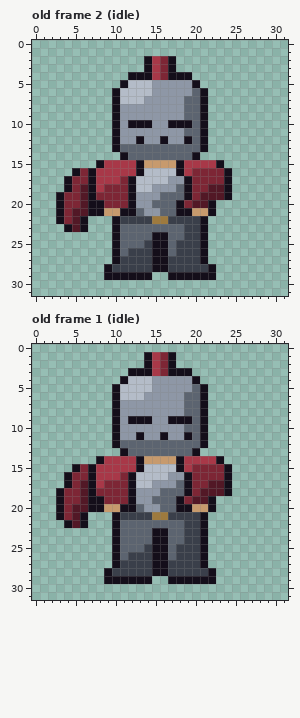
Two versions of one pixel-art file, assets/aseprite/warrior_32.aseprite. That is the earlier state.
32x32 pixels, 10 frames. Shown: old frame 2 (idle), old frame 1 (idle). The commit also changed other frames, which this record leaves out.
The result:
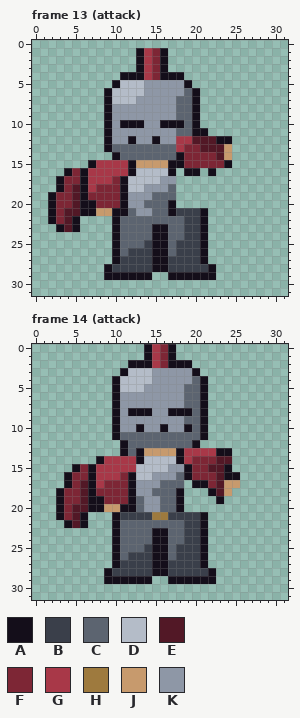
Palette (. is transparent): A #140e1a  B #3a3f4a  C #5c6470  D #b4bcc8  E #521826  F #7d2635  G #a83848  H #9e7a3e  J #c79a6d  K #8e97a6
A new or re-ordered frame is compared with the old frame closest to it.
Changes in this commit:
frames 10 -> 16
Frame 13 (attack) is new; against old frame 2 (idle):
y 1: x 13..16 .... -> AGFA
y 2..3: x 13..17 .AGFA -> AGFA.
y 4: x 11 . -> A; x 14..16 AGF -> GFA; x 19 A -> .
y 5: x 10..11 .A -> AD; x 14 D -> K; x 19..20 KA -> A.
y 6: x 9..10 .A -> AD; x 14 D -> K; x 19..21 KCA -> CA.
y 7: x 9..10 .A -> AD; x 13 D -> K; x 18 K -> C; x 20..21 CA -> A.
y 8..9: x 9..10 .A -> AK; x 18 K -> C; x 20..21 CA -> A.
y 10: x 9..11 .AK -> AKA; x 14 A -> K; x 16 K -> A; x 19..21 ACA -> CA.
y 11: x 9..10 .A -> AK; x 18 K -> C; x 20 C -> A
y 12: x 9..10 .A -> AK; x 12..13 KA -> AK; x 15..16 KA -> AK; x 18..24 KACA... -> GGEEEAA
y 13: x 9..10 .A -> AC; x 18..24 CCCA... -> GFFEEEJ
y 14: x 10..11 .A -> AC; x 18..24 CCA.... -> AFFFFEJ
y 15: x 7..8 .A -> AG; x 12..13 GA -> AJ; x 17 J -> A; x 19..24 GGGGA. -> FFFFFA
y 16: x 4..7 .AFA -> AFAG; x 12..13 GA -> AD; x 17..24 DAGFFFFA -> A.AA.A..
y 17: x 3..4 .A -> AF; x 6..7 FA -> AG; x 10..12 GFA -> FAD; x 16 D -> K; x 18..24 KAFFFFA -> .......
y 18: x 3..8 .AFEAG -> AFEAGF; x 11..12 FA -> AD; x 14 D -> K; x 17..24 KCAFFEEA -> C.......
y 19: x 2..3 .A -> AF; x 5..7 FEA -> EAF; x 11..12 FA -> AK; x 15 K -> C; x 18..24 CAFEEEA -> .......
y 20: x 2..3 .A -> AF; x 5..6 FE -> EA; x 8 A -> F; x 11..12 FA -> AK; x 14 K -> C; x 17..22 CAFEEA -> A.....
y 21: x 2..4 .AF -> AFE; x 6 E -> A; x 8 A -> J; x 10 J -> A; x 12..13 AC -> CK; x 15 K -> C; x 17..22 CAAJJA -> ABBBA.
y 22: x 2..6 .AFEA -> AFEA.; x 11..18 BBBBHHBB -> CCCCCCCC
y 23: x 3..6 .AEA -> AEA.; x 15..16 CC -> AA
Frame 14 (attack) is new; against old frame 1 (idle):
y 0: x 14..17 .... -> AGFA
y 2: x 12..13 .. -> AA; x 18..19 .. -> AA
y 3: x 11..20 .AAAGFAAA. -> ADDDKKKKKA
y 4: x 10..11 .A -> AD; x 20..21 A. -> CA
y 5: x 14 D -> K; x 19 K -> C
y 6: x 11..13 DDD -> KKK
y 8: x 12..14 KKK -> AAA; x 17..19 KKC -> AAA
y 9: x 12..14 AAA -> KKK; x 17..19 AAA -> KKC
y 10: x 13 K -> A; x 16 K -> A; x 19 C -> A
y 11: x 11..19 KKAKKAKKA -> CCCCCCCCC
y 12: x 10..11 AC -> .A; x 20..21 CA -> A.
y 13: x 13..24 CCCCCCCA.... -> AJJJJAGGGGAA
y 14: x 14..17 JJJJ -> DDDD; x 20..24 GGGA. -> FFFEE
y 15: x 13 A -> D; x 17..19 DAG -> KKA; x 22..23 FF -> EE
y 16: x 15..16 DD -> KK; x 18 K -> C; x 23 F -> E; x 25 . -> A
y 17: x 13..14 DD -> KK; x 16..17 KK -> CC; x 19..22 AFFE -> .AAF; x 24..25 A. -> JJ
y 18: x 15 K -> C; x 18..22 CAFEE -> A...A; x 24 A -> J
y 19: x 13 K -> C; x 15 C -> K; x 19..23 FEEA. -> ....A
y 20: x 19..22 AJJA -> ....
Where, in picture pixels (left, top, right, bottom), the same in both pictures:
changed: (48, 48, 232, 232)
changed: (112, 344, 240, 512)
